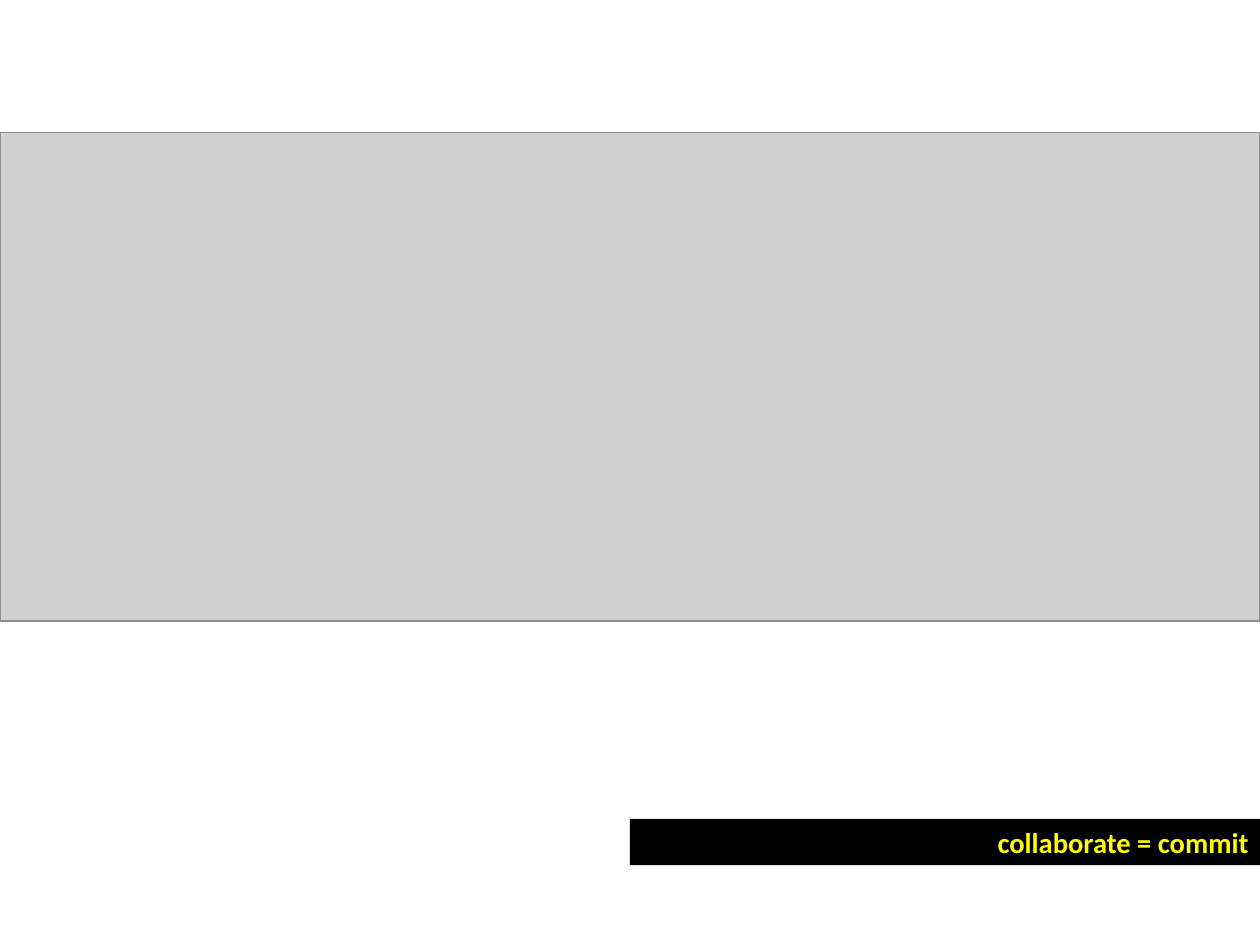
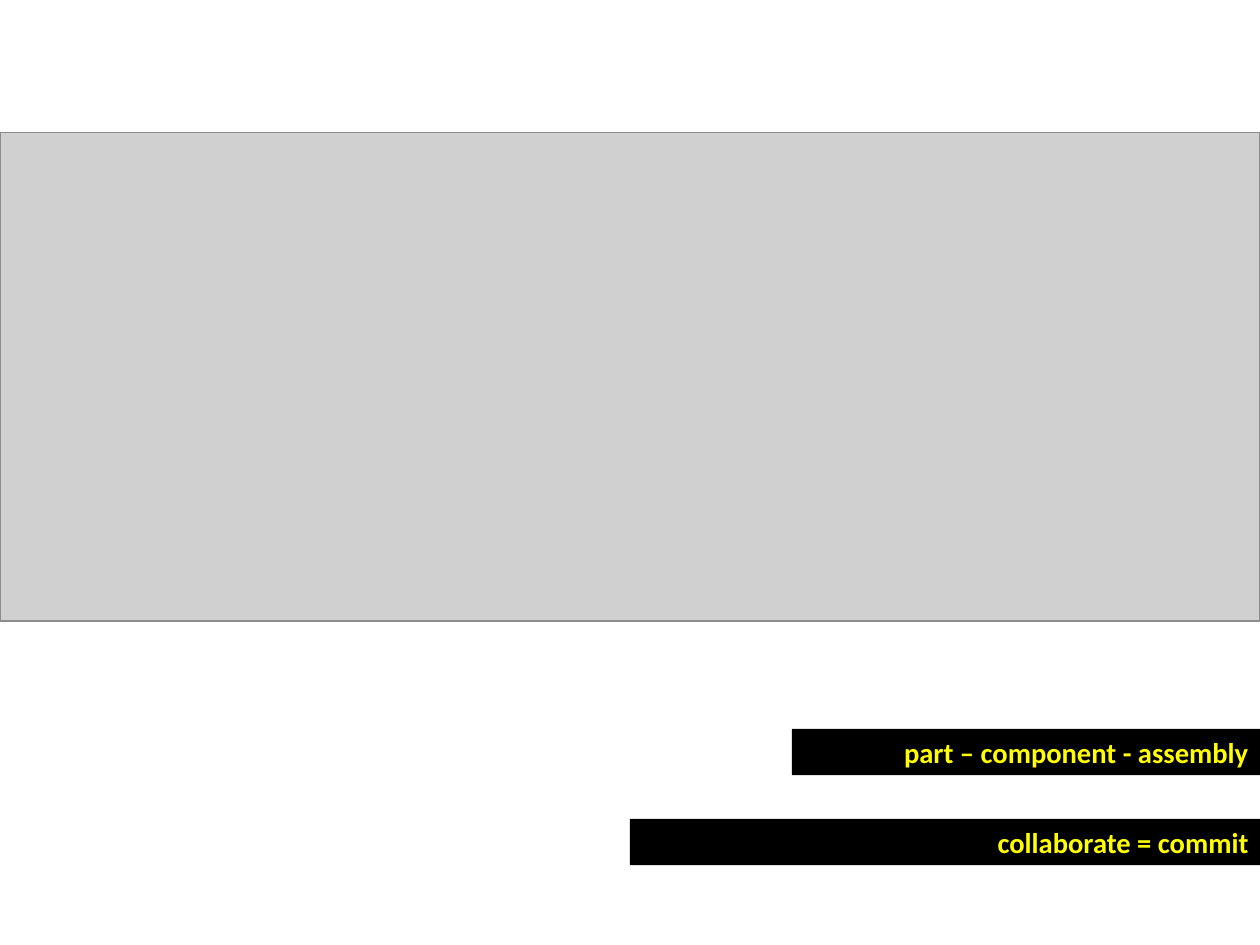
Before and after one commit to aaalexmaxwell/openMArch, a slide deck: slide 12 of [WRITING]/conferences/Pedagogy Meets Big Data and BIM - UCL/BIM-BigData-Pedagogy - PRESENTATION Phil Langley.odp (slide 13 before the commit). Drawn at 1260x945 pixels with LibreOffice and Linux fonts; fonts in the diff are those of the drawing; grey boxes stand for pictures. Boxes give left, top, right and bottom in pixels: in the first picture for what was removed or moved away, otherwise in the second. Text is boxed around its words. In the diff, an @@ line names an element or a change of style, - is before the commit and + after.

```diff
--- a/[WRITING]/conferences/Pedagogy Meets Big Data and BIM - UCL/BIM-BigData-Pedagogy - PRESENTATION Phil Langley.odp
+++ b/[WRITING]/conferences/Pedagogy Meets Big Data and BIM - UCL/BIM-BigData-Pedagogy - PRESENTATION Phil Langley.odp
@@ rectangle added at box(792, 729, 1260, 775), fill #000000, 18 pt, text #FFFF00, bold @@
+part – component - assembly
```
Also in this commit, not shown: 2 other slides changed, 1 slide removed.
